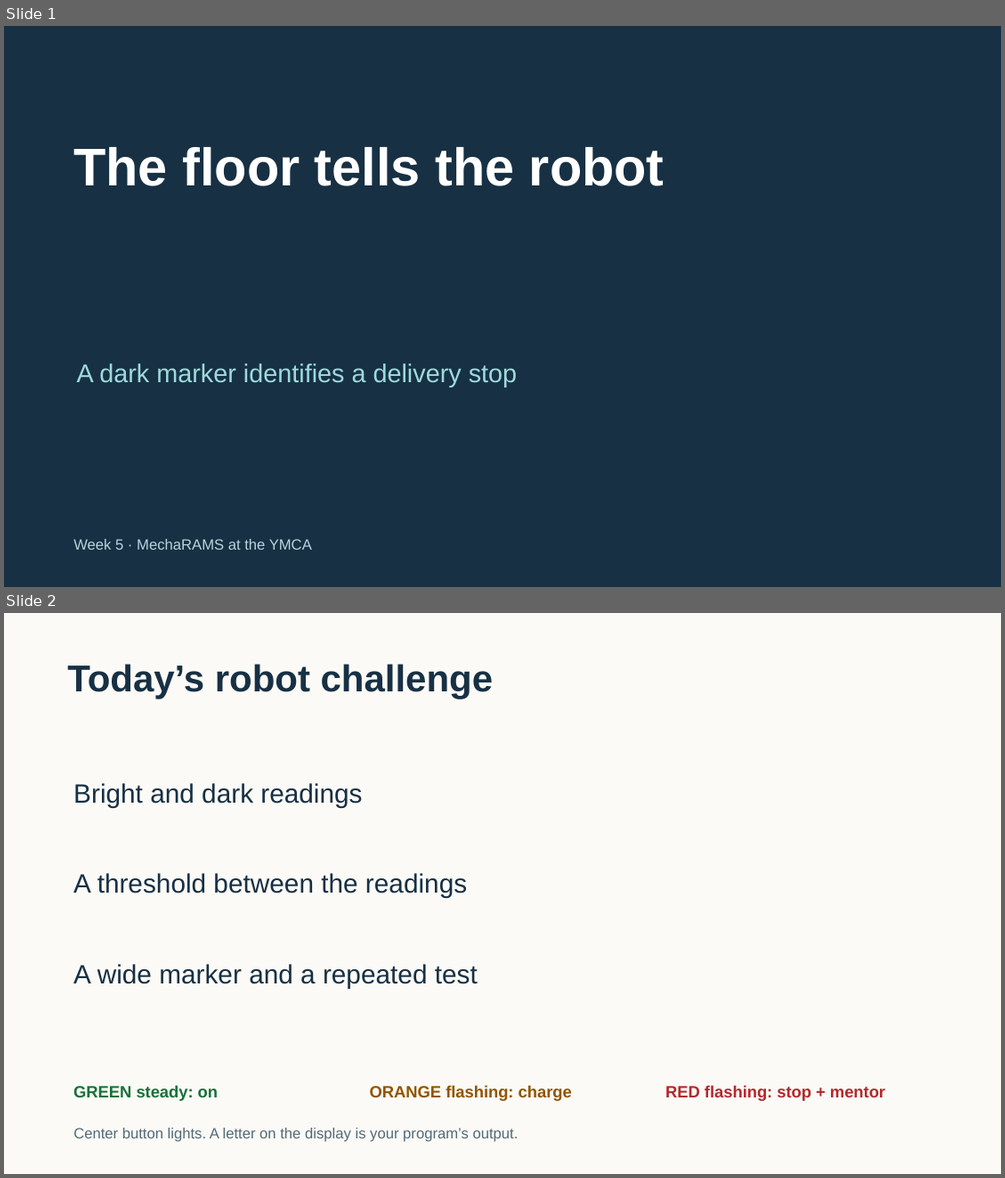
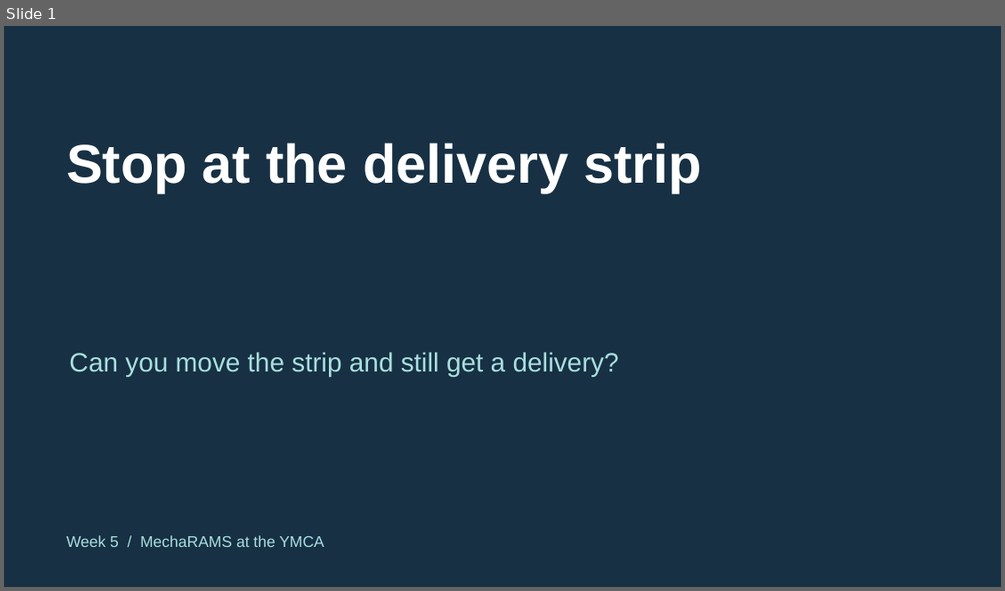
Before and after one commit to FRC999/YMCA-SPIKE-education, a slide deck: 03_Presentations/W05_marker.pptx. Shown one above the other, each under a label of ours: slides 1 and 2 before the commit, slide 1 after it. The pictures are 1005x1178 and 1005x591 pixels, drawn with LibreOffice and Linux fonts; fonts in the diff are those of the drawing. Boxes give left, top, right and bottom in pixels: in the first picture for what was removed or moved away, otherwise in the second. Text is boxed around its words. In the diff, an @@ line names an element or a change of style, - is before the commit and + after.

Commit message:
Update mentor decks for the Week 4 and 5 printable fields

```diff
--- a/03_Presentations/W05_marker.pptx
+++ b/03_Presentations/W05_marker.pptx
@@ slide 2 removed at [4,613,1001,1174], background #FBFAF6 @@
@@ text removed at [67,664,494,698] @@
-Today’s robot challenge
@@ text removed at [73,783,362,807] @@
-Bright and dark readings
@@ text removed at [73,873,467,898] @@
-A threshold between the readings
@@ text removed at [73,964,477,988] @@
-A wide marker and a repeated test
@@ text removed at [73,1085,218,1101] @@
-GREEN steady: on
@@ text removed at [370,1085,572,1101] @@
-ORANGE flashing: charge
@@ text removed at [665,1085,885,1101] @@
-RED flashing: stop + mentor
@@ text removed at [73,1127,518,1142] @@
-Center button lights. A letter on the display is your program’s output.
@@ slide 1 changed as well @@
@@ text at [66,143,702,192]: text changed; size 51 to 52.5 pt @@
-The floor tells the robot
+Stop at the delivery strip
@@ text at [69,352,619,377]: text changed; size 24.8 to 25.5 pt; text colour #9DDADD to #A9DFDF @@
-A dark marker identifies a delivery stop
+Can you move the strip and still get a delivery?
@@ text at [66,535,324,547]: text changed; size 14.2 to 15 pt; text colour #B9D4DC to #A9DFDF @@
-Week 5 · MechaRAMS at the YMCA
+Week 5 / MechaRAMS at the YMCA
```
Also in this commit, not shown: 5 slides added, 4 other slides removed, 17 other files.
